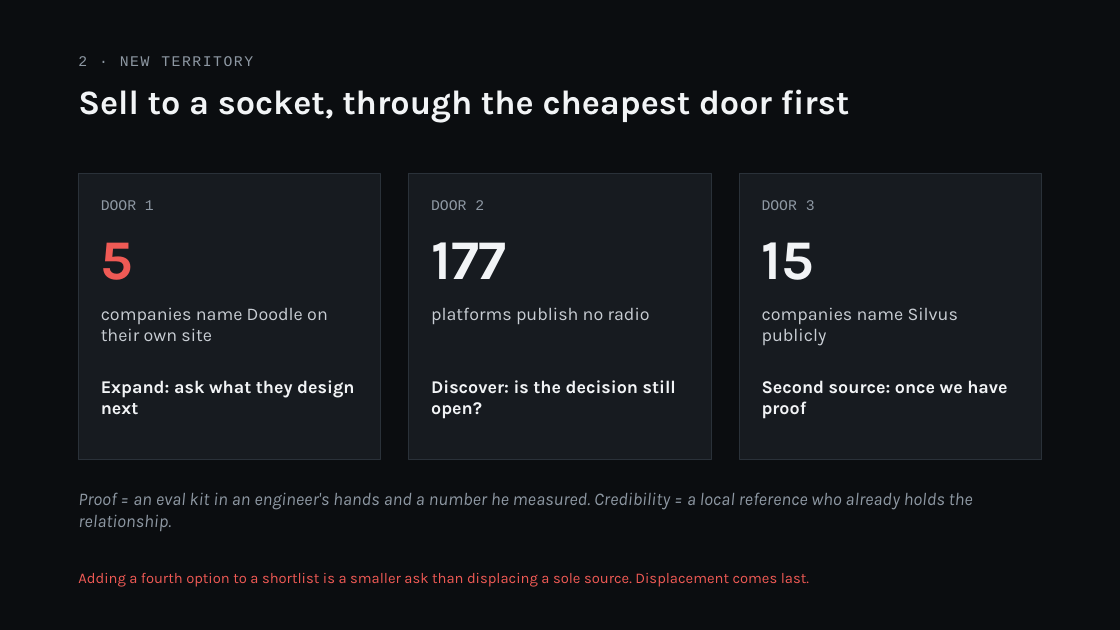
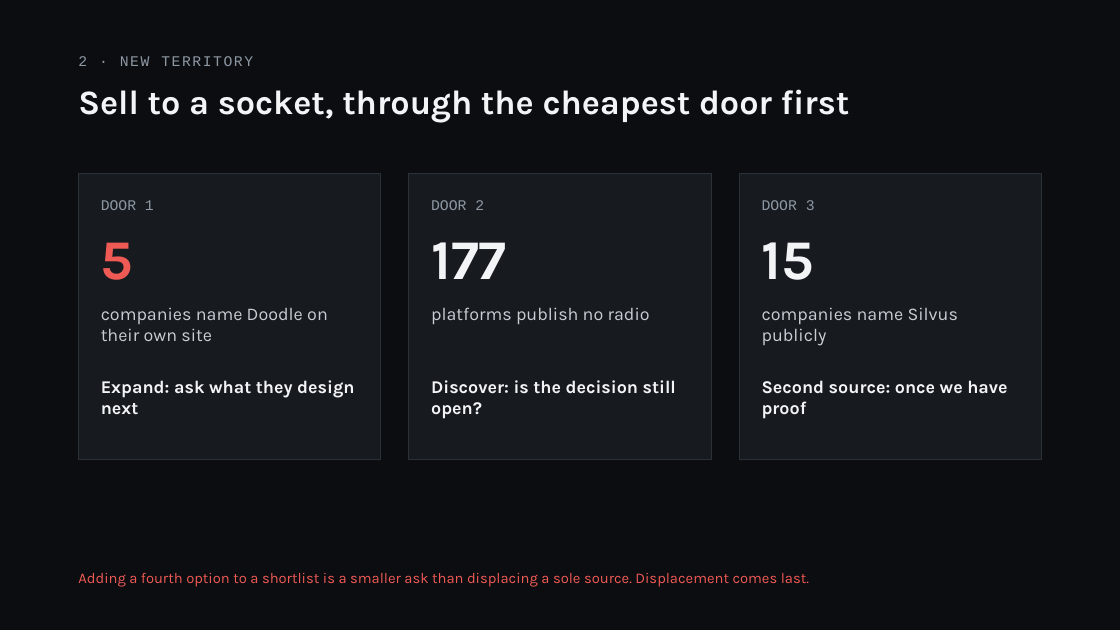
Before and after one commit to SerchMic/test, a slide deck: slide 7 of doodle-panel/Doodle_Labs_Europe_Panel_FINAL_v4.pptx. Drawn at 1120x630 pixels with LibreOffice and Linux fonts; fonts in the diff are those of the drawing. Boxes give left, top, right and bottom in pixels: in the first picture for what was removed or moved away, otherwise in the second. Text is boxed around its words. In the diff, an @@ line names an element or a change of style, - is before the commit and + after.

```diff
--- a/doodle-panel/Doodle_Labs_Europe_Panel_FINAL_v4.pptx
+++ b/doodle-panel/Doodle_Labs_Europe_Panel_FINAL_v4.pptx
@@ text removed at bbox=[78, 492, 973, 531] @@
-Proof = an eval kit in an engineer's hands and a number he measured. Credibility = a local reference who already holds the relationship.
```
Also in this commit, not shown: 8 other slides changed, 3 slides added, 1 slide removed, 1 other file.
